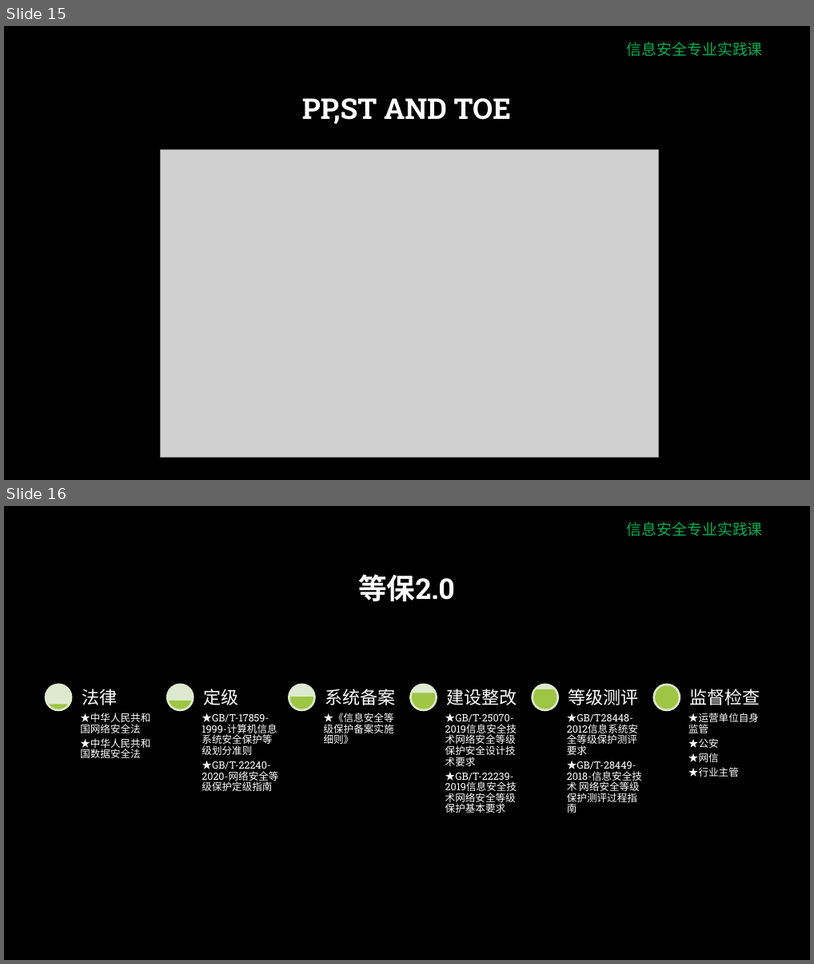
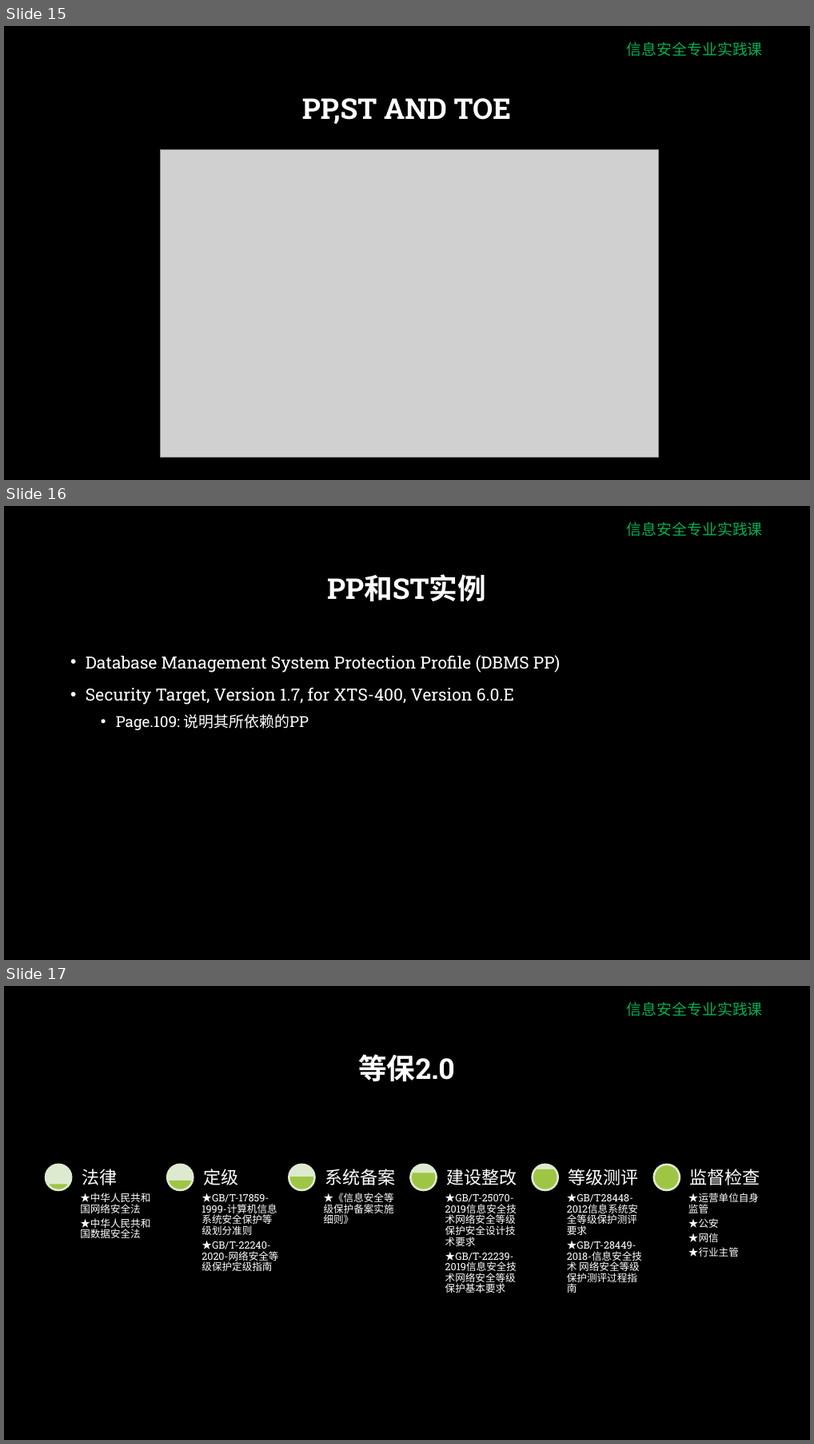
Before and after one commit to yes-uisu/lxf, a slide deck: download/安全评估的核心思想和发展脉络.pptx. Shown one above the other, each under a label of ours: slides 15 and 16 before the commit, slides 15, 16 and 17 after it. The pictures are 814x964 and 814x1444 pixels, drawn with LibreOffice and Linux fonts; fonts in the diff are those of the drawing; grey boxes stand for pictures; background and template pictures are left out. Boxes give left, top, right and bottom in pixels: in the first picture for what was removed or moved away, otherwise in the second. Text is boxed around its words. In the diff, an @@ line names an element or a change of style, - is before the commit and + after.

```diff
--- a/download/安全评估的核心思想和发展脉络.pptx
+++ b/download/安全评估的核心思想和发展脉络.pptx
@@ slide 16 added at (4,506,810,960), background picture (left out); not listed: 1 template element that a slide beside it also shows @@
@@ title added at (327,574,486,601), 34 pt, text #FFFFFF, bold @@
+PP和ST实例
@@ text added at (86,655,560,730), 20 pt, text #FFFFFF @@
+• Database Management System Protection Profile (DBMS PP)
+• Security Target, Version 1.7, for XTS-400, Version 6.0.E
+  • Page.109: 说明其所依赖的PP
@@ what was slide 16 is now slide 17 @@
```
Also in this commit, not shown: 1 other file.
